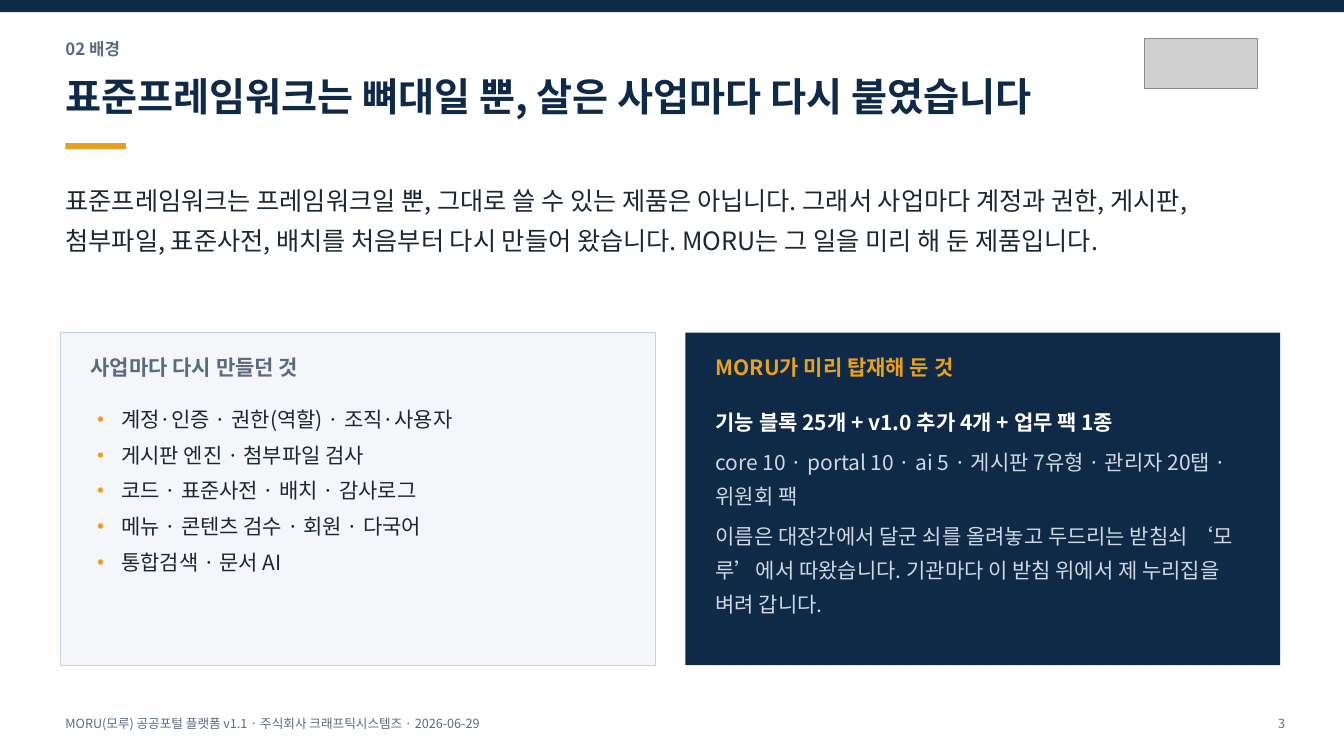
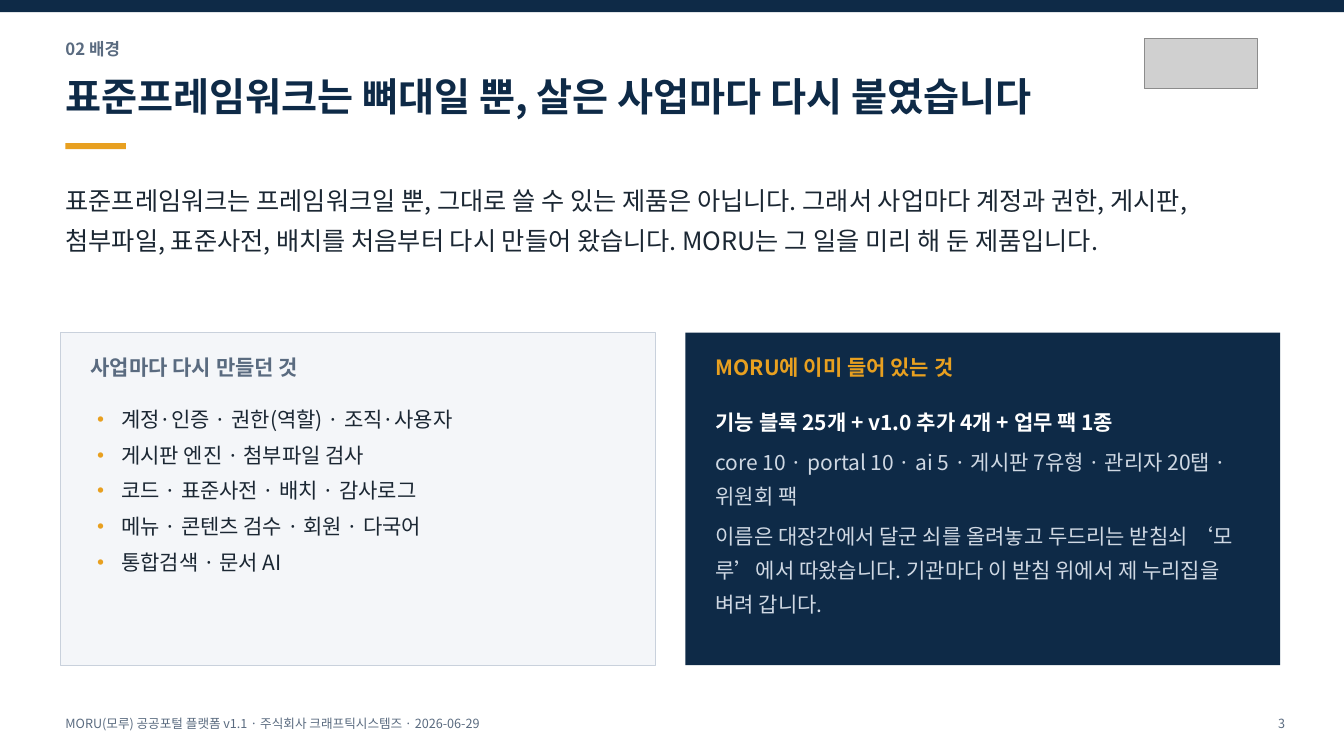
Before and after one commit to mhb8436/moru-release, a slide deck: slide 3 of docs/MORU-발표자료-v1.1.pptx. Drawn at 1344x756 pixels with LibreOffice and Linux fonts; fonts in the diff are those of the drawing; grey boxes stand for pictures. Boxes give left, top, right and bottom in pixels: in the first picture for what was removed or moved away, otherwise in the second. Text is boxed around its words. In the diff, an @@ line names an element or a change of style, - is before the commit and + after.

Commit message:
발표 자료를 다시 뽑는다 — 상자 제목의 「미리 탑재해 둔 것」을 「이미 들어 있는 것」으로

```diff
--- a/docs/MORU-발표자료-v1.1.pptx
+++ b/docs/MORU-발표자료-v1.1.pptx
@@ text at <box>716,357,953,377</box>: text changed @@
-MORU가 미리 탑재해 둔 것
+MORU에 이미 들어 있는 것
```
Also in this commit, not shown: 1 other file.
